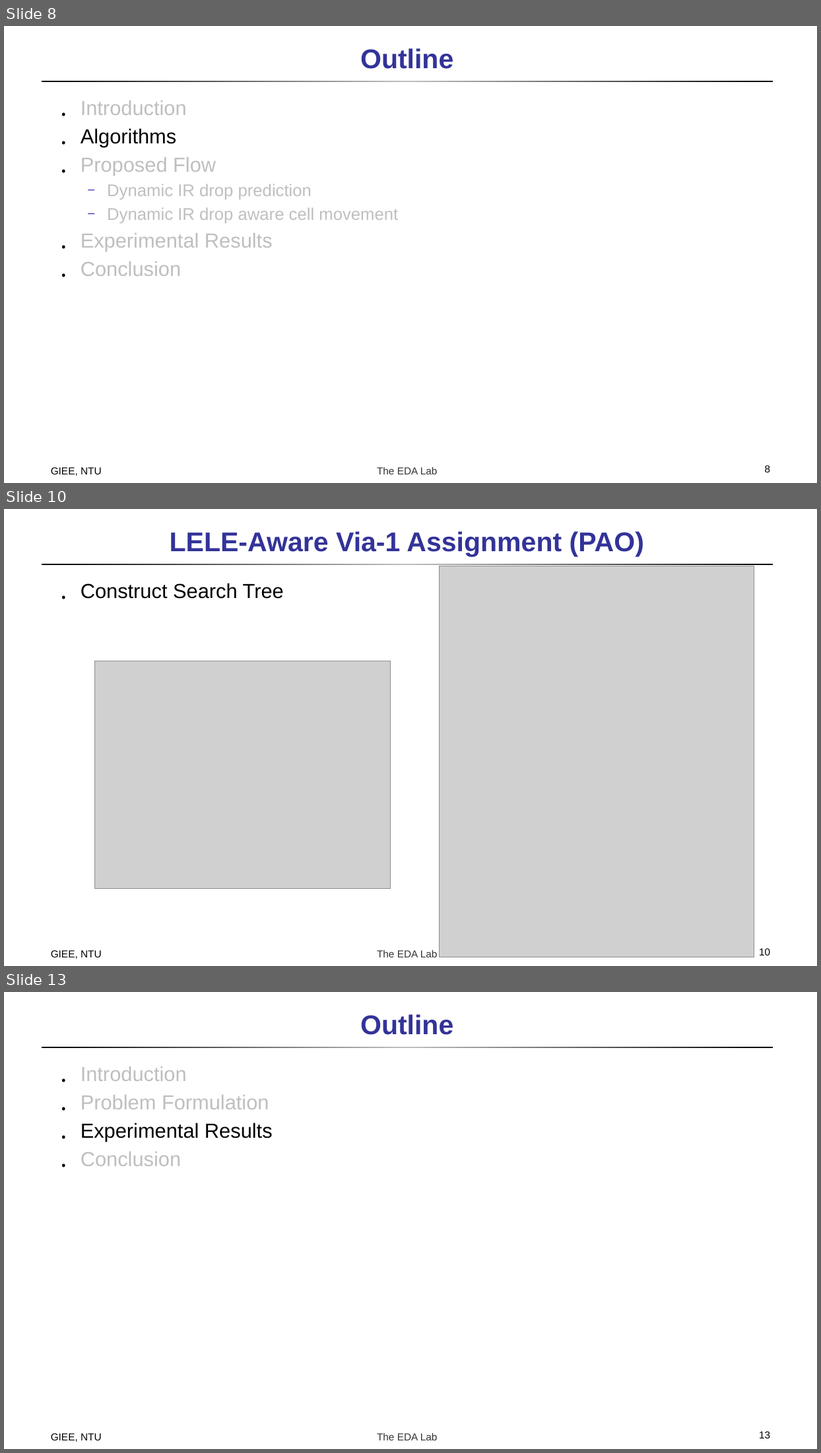
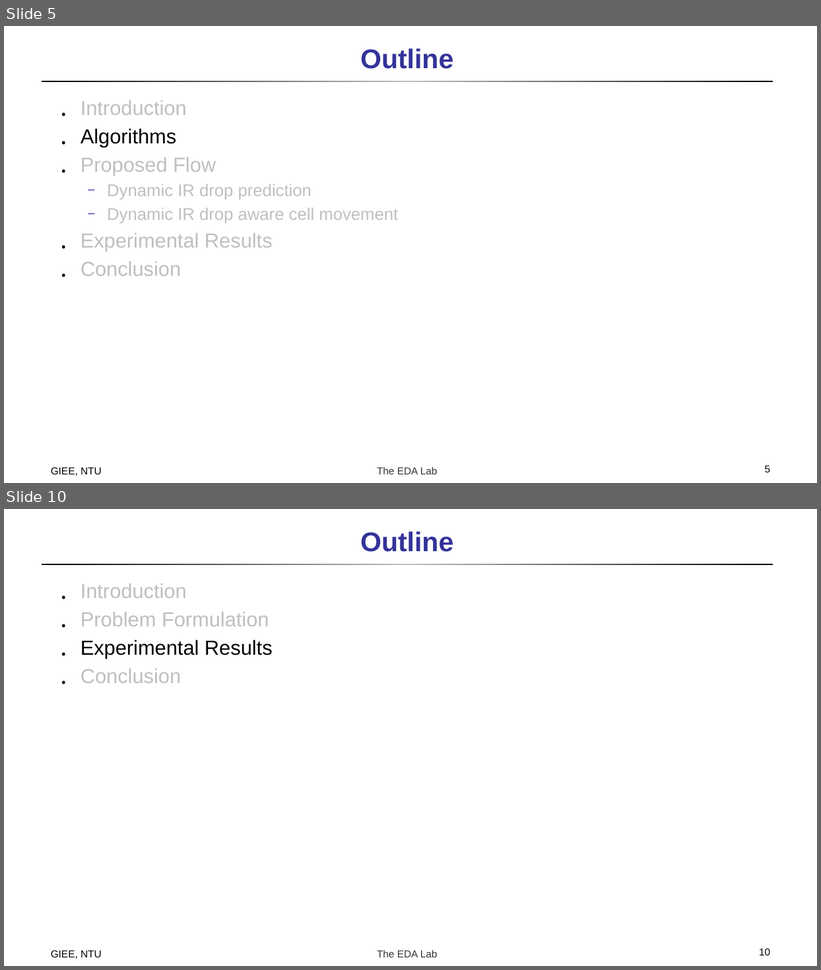
Before and after one commit to doctry/paper, a slide deck: Double Patterning/A High-Performance Triple Patterning Layout Decomposer.pptx. Shown one above the other, each under a label of ours: slides 8, 10 and 13 before the commit, slides 5 and 10 after it; the slides between them are not shown. The pictures are 821x1453 and 821x970 pixels, drawn with LibreOffice and Linux fonts; fonts in the diff are those of the drawing; grey boxes stand for pictures. Boxes give left, top, right and bottom in pixels: in the first picture for what was removed or moved away, otherwise in the second. Text is boxed around its words. In the diff, an @@ line names an element or a change of style, - is before the commit and + after.

```diff
--- a/Double Patterning/A High-Performance Triple Patterning Layout Decomposer.pptx
+++ b/Double Patterning/A High-Performance Triple Patterning Layout Decomposer.pptx
@@ slide 10 removed at bbox=[4, 509, 817, 966], background #FFFFFF; not listed: 2 template elements that a slide beside it also shows @@
@@ title removed at bbox=[170, 531, 644, 557] @@
-LELE-Aware Via-1 Assignment (PAO)
@@ picture removed at bbox=[440, 566, 754, 958] @@
@@ text removed at bbox=[81, 583, 284, 599] @@
-․ Construct Search Tree
@@ picture removed at bbox=[95, 661, 391, 889] @@
@@ text removed at bbox=[51, 951, 102, 959] @@
-GIEE, NTU
@@ page number removed at bbox=[759, 949, 770, 956] @@
-10
@@ what was slide 8 is now slide 5 @@
@@ page number at bbox=[765, 466, 771, 473]: text changed @@
-8
+5
@@ what was slide 13 is now slide 10 @@
@@ page number at bbox=[759, 949, 770, 956]: text changed @@
-13
+10
```
Also in this commit, not shown: 5 slides changed, 3 slides added, 3 other slides removed, 1 other file.
